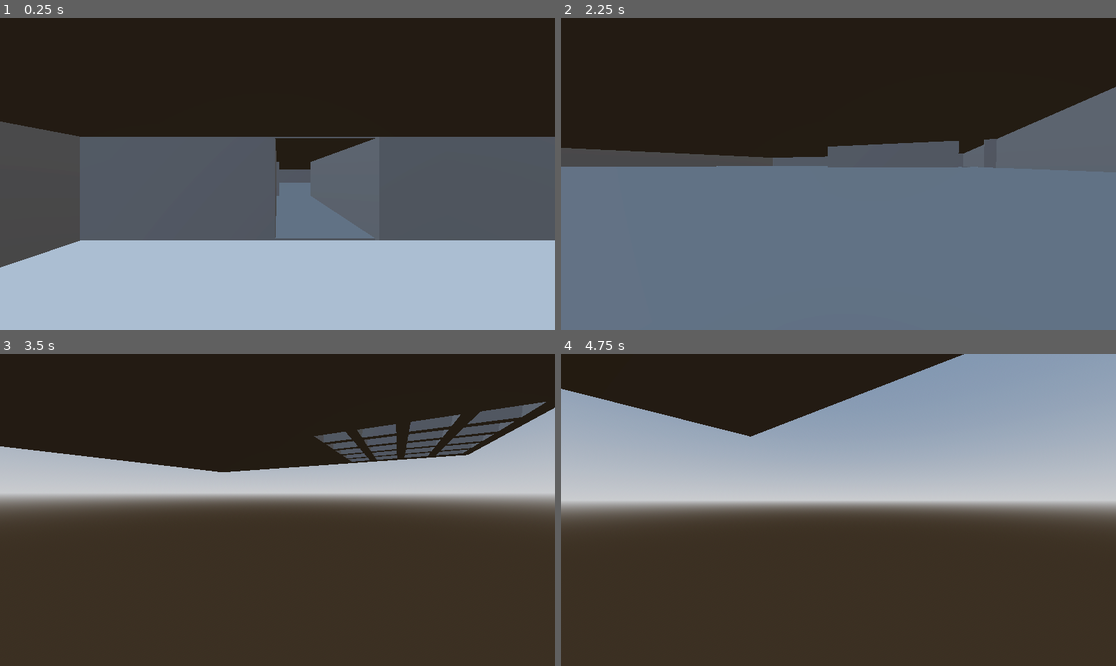
Above: before the commit, frames 1-4 (two rows, left to right).
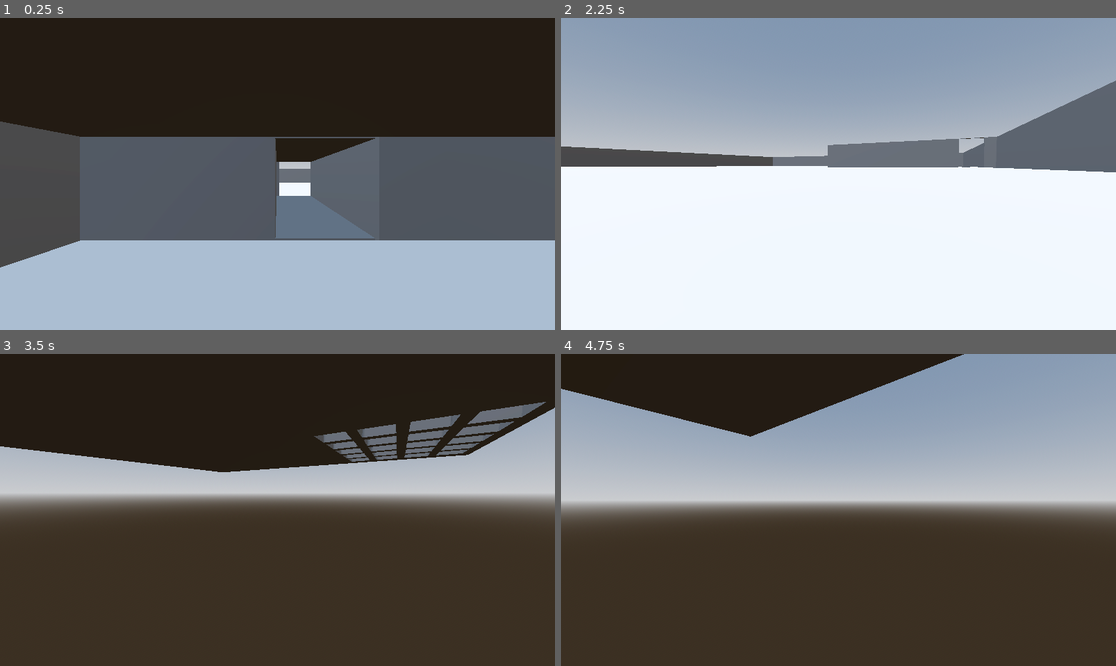
Above: after the commit, the same moments.

Repository: aaronm94/NABG_godot
Game: Godot game, scene res://scenes/environments/first_floor.tscn
Same seed, same stepped clock (60 frames per second), same inputs: the game is played once before the commit and once after it. Before the commit the project starts from res://scenes/first_floor.tscn.
Inputs (mouse positions are in pixels of both pictures, inside the frame that each line leads up to):
- Up to frame 1 (0.25 s): no input
- Up to frame 2 (2.25 s): tap Enter at 0.5 s; move the mouse to (960, 158) at 0.52 s; hold D (move_right) 0.53-1.28 s; tap F (freefly) at 0.6, 2.1 s; click (960, 158) at 0.67 s; tap Space (jump) at 0.77, 1.52 s; move the mouse to (810, 174) at 1.27 s; hold W (move_forward) from 1.28 s (still down); tap Shift (sprint) at 1.35 s; move the mouse to (849, 167) at 2.02 s
- Up to frame 3 (3.5 s): keep holding W (move_forward); move the mouse to (271, 516) at 2.77 s; tap Shift (sprint) at 2.85 s; click (271, 516) at 2.92 s; tap Space (jump) at 3.02 s
- Up to frame 4 (4.75 s): keep holding W (move_forward); move the mouse to (877, 513) at 3.52 s; tap F (freefly) at 3.6 s; tap Space (jump) at 3.77, 4.52 s; move the mouse to (794, 506) at 4.27 s; tap Shift (sprint) at 4.35 s

The runs differ from the first frame. In frame 1, 0.4% of the frame differs, in the area x 50-56%, y 46-58%; in frame 2, 92%, in the area x 0-100%, y 0-100%; in frame 3, 1.3%; in frame 4, nothing differs.

Commit message:
Refactor scene structure and add player respawn logic
Moved proto_controller assets to scenes/actors and environments for better organization. Added autoloaded GameState singleton to manage player respawn and death logic. Introduced a kill volume pit prop and integrated it into room1. Updated .gitignore and project.godot to reflect new structure and autoloads.

Diff:
--- /dev/null
+++ b/autoload/game_state.gd
@@ -0,0 +1,42 @@
+# autoload/game_state.gd
+extends Node
+
+# Stores a tranform you can respawn from (set by checkpoints OR start point)
+var respawn_transform: Transform3D
+var last_death_reason: String = ""
+
+# Group name for player scene
+const PLAYER_GROUP: String = "player"
+
+func kill_player(reason: String) -> void:
+    last_death_reason = reason
+    # Prefer respawn if we have a valid respawn point, otherwise reload level
+    if respawn_transform:
+        _respawn_player()
+    else:
+        _reload_level()
+
+func _respawn_player() -> void:
+    var player := _get_player()
+    if not player:
+        _reload_level()
+        return
+    # Reset transform & velocity safely
+    player.global_transform = respawn_transform
+    if "velocity" in player:
+        player.velocity = Vector3.ZERO
+    if "_vel" in player:
+        # If using a custom velocity variable
+        player._vel = Vector3.ZERO
+    # OPTIONAL: Camera shake or fade effect can be added here
+    # OPTIONAL: Emit a signal for UI updates or sound effects
+    print("Respawn after: ", last_death_reason)
+
+func _reload_level() -> void:
+    var tree := get_tree()
+    if tree:
+        tree.reload_current_scene()
+
+func _get_player() -> Node3D:
+    var list := get_tree().get_nodes_in_group(PLAYER_GROUP)
+    return list[0] if list.size() > 0 else null
--- /dev/null
+++ b/autoload/scene_loader.gd
@@ -0,0 +1 @@
+extends Node
--- a/project.godot
+++ b/project.godot
@@ -14,6 +14,10 @@
 run/main_scene="uid://bgiaye6ylw3wf"
 config/features=PackedStringArray("4.5", "Forward Plus")
 config/icon="res://icon.svg"
+
+[autoload]
+
+GameState="*res://autoload/game_state.gd"
 
 [dotnet]
 
--- a/assets/proto_controller/proto_controller.tscn
+++ b/scenes/actors/proto_controller.tscn
@@ -1,6 +1,6 @@
 [gd_scene load_steps=5 format=3 uid="uid://bs72ogkvdd7d6"]
 
-[ext_resource type="Script" uid="uid://bvh01x3mvqy3" path="res://addons/proto_controller/proto_controller.gd" id="1_ucva2"]
+[ext_resource type="Script" uid="uid://bvh01x3mvqy3" path="res://scenes/actors/proto_controller.gd" id="1_ucva2"]
 
 [sub_resource type="StandardMaterial3D" id="StandardMaterial3D_iof21"]
 albedo_color = Color(0.91806, 0.575202, 0.222449, 1)
@@ -13,7 +13,7 @@
 radius = 0.4
 height = 1.8
 
-[node name="ProtoController" type="CharacterBody3D"]
+[node name="ProtoController" type="CharacterBody3D" groups=["player"]]
 script = ExtResource("1_ucva2")
 
 [node name="Mesh" type="MeshInstance3D" parent="."]
@@ -31,3 +31,4 @@
 
 [node name="Camera3D" type="Camera3D" parent="Head"]
 transform = Transform3D(1, 0, 0, 0, 1, 0, 0, 0, 1, 0, -0.100000024, 0)
+current = true
--- a/scenes/first_floor.tscn
+++ b/scenes/environments/first_floor.tscn
@@ -1,8 +1,8 @@
 [gd_scene load_steps=7 format=3 uid="uid://bgiaye6ylw3wf"]
 
-[ext_resource type="PackedScene" uid="uid://dr7jbokfssx44" path="res://scenes/starting_room.tscn" id="1_61mbl"]
-[ext_resource type="PackedScene" uid="uid://bs72ogkvdd7d6" path="res://assets/proto_controller/proto_controller.tscn" id="2_jtwsw"]
-[ext_resource type="PackedScene" uid="uid://cyn4ifi3wx6md" path="res://scenes/room1.tscn" id="3_xh5fq"]
+[ext_resource type="PackedScene" uid="uid://dr7jbokfssx44" path="res://scenes/environments/starting_room.tscn" id="1_4et8e"]
+[ext_resource type="PackedScene" uid="uid://bs72ogkvdd7d6" path="res://scenes/actors/proto_controller.tscn" id="2_2ymu8"]
+[ext_resource type="PackedScene" uid="uid://cyn4ifi3wx6md" path="res://scenes/environments/room1.tscn" id="3_vt40n"]
 
 [sub_resource type="ProceduralSkyMaterial" id="ProceduralSkyMaterial_kfcwk"]
 sky_horizon_color = Color(0.66224277, 0.6717428, 0.6867428, 1)
@@ -26,10 +26,10 @@
 transform = Transform3D(1, 0, 0, 0, 0.017452383, 0.9998477, 0, -0.9998477, 0.017452385, 0, 19.028, 0)
 shadow_enabled = true
 
-[node name="Starting_room" parent="." instance=ExtResource("1_61mbl")]
+[node name="Starting_room" parent="." instance=ExtResource("1_4et8e")]
 transform = Transform3D(-1, 0, -8.742278e-08, 0, 1, 0, 8.742278e-08, 0, -1, 15.800001, 0, 39.2)
 
-[node name="ProtoController" parent="." instance=ExtResource("2_jtwsw")]
+[node name="ProtoController" parent="." instance=ExtResource("2_2ymu8")]
 transform = Transform3D(1, 0, 0, 0, 1, 0, 0, 0, 1, 14.6, 0, 40.100002)
 
-[node name="room1" parent="." instance=ExtResource("3_xh5fq")]
+[node name="room1" parent="." instance=ExtResource("3_vt40n")]
--- a/scenes/room1.tscn
+++ b/scenes/environments/room1.tscn
@@ -1,4 +1,6 @@
-[gd_scene format=3 uid="uid://cyn4ifi3wx6md"]
+[gd_scene load_steps=2 format=3 uid="uid://cyn4ifi3wx6md"]
+
+[ext_resource type="PackedScene" uid="uid://c2whfv8y5vqye" path="res://scenes/props/kill_volume_pit.tscn" id="1_hsd23"]
 
 [node name="room1" type="Node3D"]
 
@@ -107,8 +109,12 @@
 operation = 2
 size = Vector3(3, 4, 3)
 
+[node name="KillVolumePit" parent="floor" instance=ExtResource("1_hsd23")]
+transform = Transform3D(1, 0, 0, 0, 1, 0, 0, 0, 1, 16.5, -2.5000005, -13.7)
+
 [node name="ceiling" type="CSGBox3D" parent="."]
 transform = Transform3D(1, 0, 0, 0, 1, 0, 0, 0, 1, 0, 2.599, 0)
+visible = false
 use_collision = true
 size = Vector3(50, 0.1, 50)
 
--- /dev/null
+++ b/scenes/props/kill_volume_pit.gd
@@ -0,0 +1,11 @@
+# scenes/props/kill_volume_pit.gd
+extends Area3D
+@export var death_reason: String = "Fell into pit"
+
+func _ready() -> void:
+    body_entered.connect(_on_body_entered)
+
+func _on_body_entered(body: Node) -> void:
+    # Only kill the player, ignore others
+    if body.is_in_group("player"):
+        GameState.kill_player(death_reason)
--- /dev/null
+++ b/scenes/props/kill_volume_pit.tscn
@@ -0,0 +1,13 @@
+[gd_scene load_steps=3 format=3 uid="uid://c2whfv8y5vqye"]
+
+[ext_resource type="Script" uid="uid://ckjba605ryv71" path="res://scenes/props/kill_volume_pit.gd" id="1_iyffn"]
+
+[sub_resource type="BoxShape3D" id="BoxShape3D_biclx"]
+size = Vector3(15, 1, 19)
+
+[node name="KillVolumePit" type="Area3D"]
+script = ExtResource("1_iyffn")
+
+[node name="CollisionShape3D" type="CollisionShape3D" parent="."]
+shape = SubResource("BoxShape3D_biclx")
+debug_color = Color(1, 0, 0, 1)
Not shown, added: autoload/game_state.gd.uid
Not shown, added: autoload/scene_loader.gd.uid
Renamed: assets/proto_controller/proto_controller.gd -> scenes/actors/proto_controller.gd
Renamed: assets/proto_controller/proto_controller.gd.uid -> scenes/actors/proto_controller.gd.uid
Renamed: scenes/starting_room.tscn -> scenes/environments/starting_room.tscn
Not shown, added: scenes/props/kill_volume_pit.gd.uid
Not shown, changed: .gitignore
Not shown, removed: assets/proto_controller/README.md
